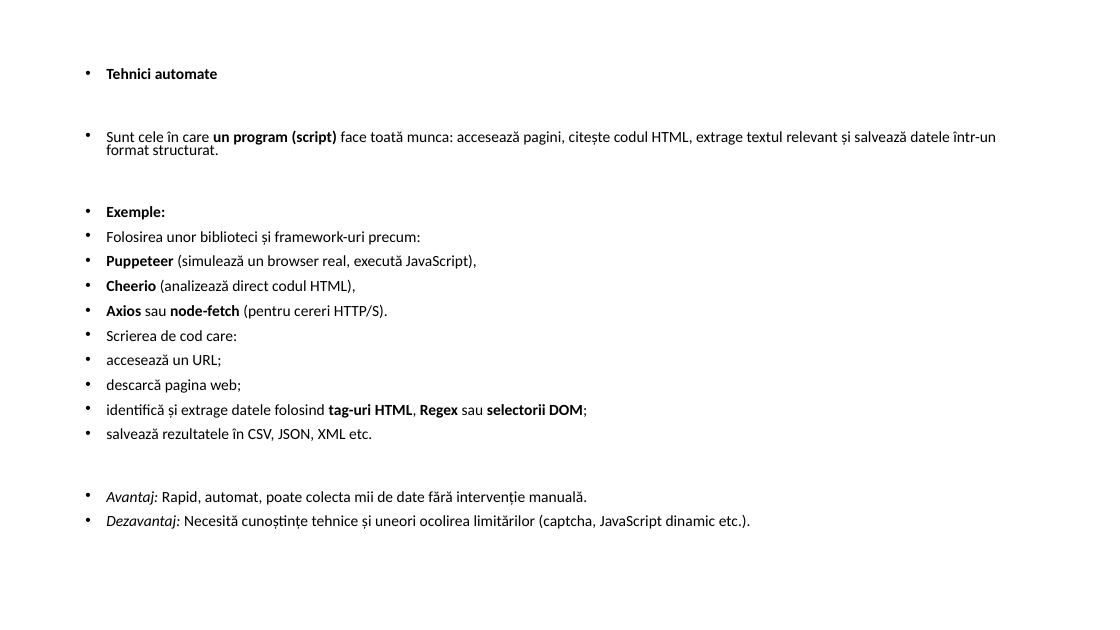
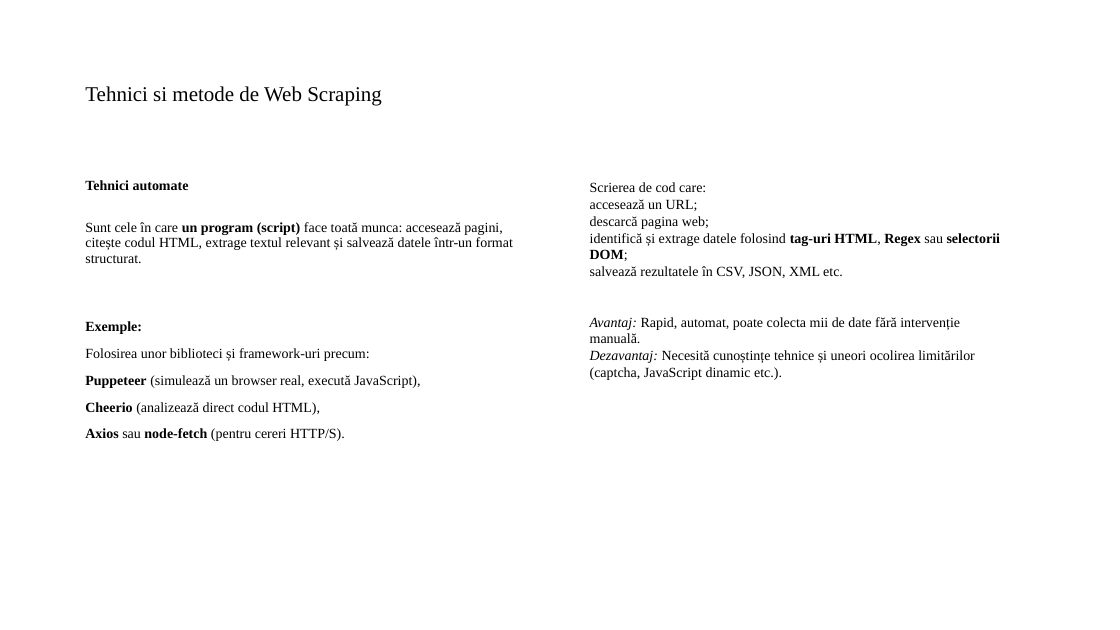
Before and after one commit to lucrari-ase-valentin-gonganau/SIIA---referat---Web-Scraping-and-Data-Extraction-Techniques-for-Predictive-Analytics, a slide deck: slide 4 of prezentare.pptx. Drawn at 1120x630 pixels with LibreOffice and Linux fonts; fonts in the diff are those of the drawing. Boxes give left, top, right and bottom in pixels: in the first picture for what was removed or moved away, otherwise in the second. Text is boxed around its words. In the diff, an @@ line names an element or a change of style, - is before the commit and + after.

Commit message:
improved presentation

```diff
--- a/prezentare.pptx
+++ b/prezentare.pptx
@@ title added at box(85, 86, 382, 106), 18 pt, text #000000 @@
+Tehnici si metode de Web Scraping
@@ text "Tehnici automate": place and size @@
-text "Tehnici automate" at box(106, 68, 996, 529)
+text "Tehnici automate" at box(85, 180, 513, 441)
@@ text "Tehnici automate" at box(85, 180, 513, 441): size 13.3 to 12 pt, font Calibri to Times New Roman; bullet • to none; line spacing 0.7 to 0.9 @@
@@ text added at box(590, 182, 1000, 380), 12 pt, text #000000 @@
+Scrierea de cod care:
+accesează un URL;
+descarcă pagina web;
+identifică și extrage datele folosind tag-uri HTML, Regex sau selectorii DOM;
+salvează rezultatele în CSV, JSON, XML etc.
+Avantaj: Rapid, automat, poate colecta mii de date fără intervenție manuală.
+Dezavantaj: Necesită cunoștințe tehnice și uneori ocolirea limitărilor (captcha, JavaScript dinamic etc.).
@@ text at box(106, 330, 751, 529): paragraphs removed @@
-• Scrierea de cod care:
-• accesează un URL;
-• descarcă pagina web;
-• identifică și extrage datele folosind tag-uri HTML, Regex sau selectorii DOM;
-• salvează rezultatele în CSV, JSON, XML etc.
-• Avantaj: Rapid, automat, poate colecta mii de date fără intervenție manuală.
-• Dezavantaj: Necesită cunoștințe tehnice și uneori ocolirea limitărilor (captcha, JavaScript dinamic etc.).
```
Also in this commit, not shown: 3 other slides changed, 1 slide added, 1 slide removed, 1 other file.
